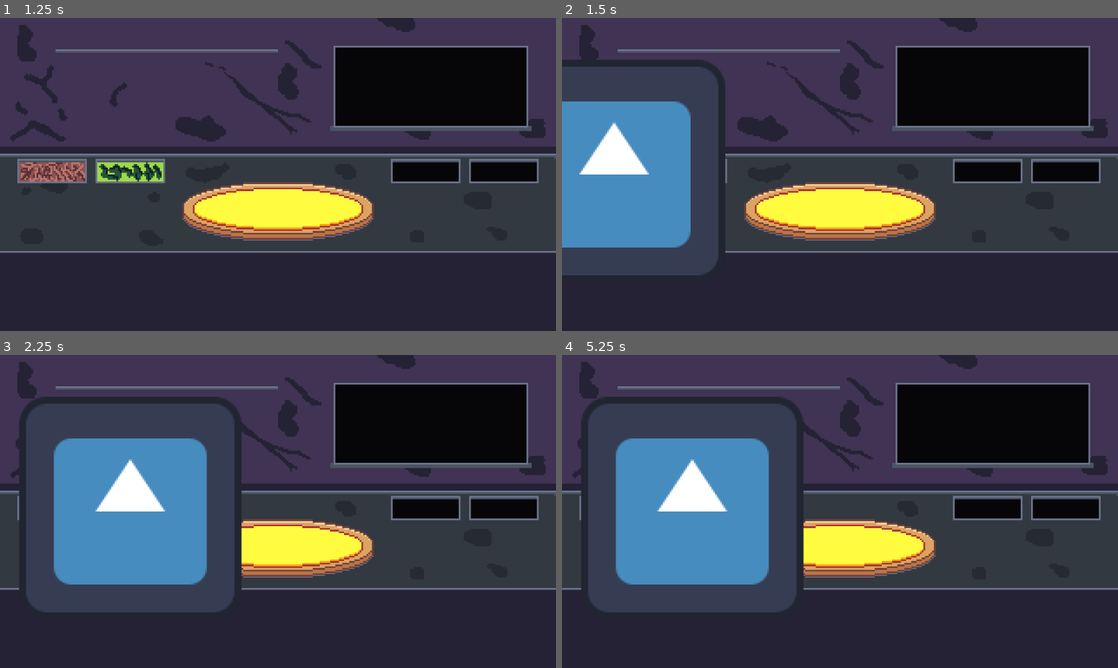
Above: before the commit, frames 1-4 (two rows, left to right).
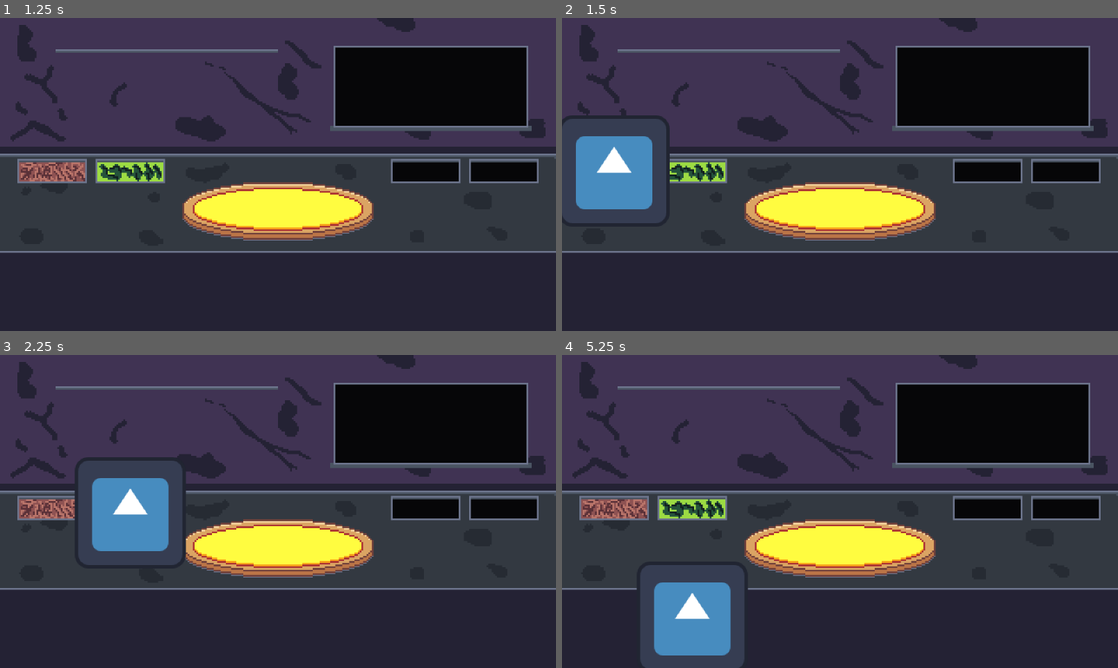
Above: after the commit, the same moments.

Repository: Icarus003/pizza_time
Game: Godot game, scene res://Scenes/main_menu.tscn
Same seed, same stepped clock (60 frames per second), same inputs: the game is played once before the commit and once after it. The engine's default icon, where the game draws it, is replaced by a stand-in: a white triangle on a blue panel in a dark square.
Inputs (mouse positions are in pixels of both pictures, inside the frame that each line leads up to):
- Up to frame 1 (1.25 s): click "Start" at 0.5 s
- Up to frame 2 (1.5 s): tap Enter at 1.25 s; move the mouse to (612, 171) at 1.27 s; press the mouse at (612, 171) at 1.28 s
- Up to frame 3 (2.25 s): tap Space at 2 s; move the mouse to (127, 508) at 2.02 s; release the mouse at (127, 508) at 2.03 s; click (127, 508) at 2.1 s
- Up to frame 4 (5.25 s): move the mouse to (990, 508) at 2.77 s; press the mouse at (990, 508) at 2.78 s; move the mouse to (1067, 508) at 3.52 s; release the mouse at (1067, 508) at 3.53 s; click (1067, 508) at 3.6 s; move the mouse to (1006, 558) at 4.27 s; press the mouse at (1006, 558) at 4.28 s; move the mouse to (673, 464) at 5.02 s; release the mouse at (673, 464) at 5.03 s; click (673, 464) at 5.1 s

Frame 1 is identical in both runs. In frame 2, 12% of the frame differs, in the area x 0-30%, y 13-83%; in frame 3, 17%; in frame 4, 22%, in the area x 3-44%, y 13-100%.
Error in both runs: Invalid assignment of property or key 'global_position' with value of type 'Vector2' on a base object of type 'null instance'. (res://Scripts/topping_bin.gd:8)

Commit message:
Added drop gravity to toppings (they don't delete, just drop) and scaled down the topping sprite by half

Diff:
--- a/Scenes/toppings.tscn
+++ b/Scenes/toppings.tscn
@@ -13,4 +13,5 @@
 shape = SubResource("CircleShape2D_glbws")
 
 [node name="Sprite2D" type="Sprite2D" parent="." unique_id=1647536356]
+scale = Vector2(0.5, 0.5)
 texture = ExtResource("1_arv57")
--- a/Scripts/toppings.gd
+++ b/Scripts/toppings.gd
@@ -24,6 +24,8 @@
 		is_holding_a_topping = false
 		get_viewport().set_input_as_handled()
 
-func _process(_delta):
+func _physics_process(delta: float):
 	if is_held == true:
 		global_position = get_global_mouse_position()
+	else:
+		global_position.y += delta * 20
--- a/project.godot
+++ b/project.godot
@@ -10,9 +10,9 @@
 
 [application]
 
-config/name="New Game Project"
+config/name="Pizza Time"
 run/main_scene="uid://2yvq6yiiep7y"
-config/features=PackedStringArray("4.7", "Forward Plus")
+config/features=PackedStringArray("4.6", "Forward Plus")
 config/icon="res://icon.svg"
 
 [display]
